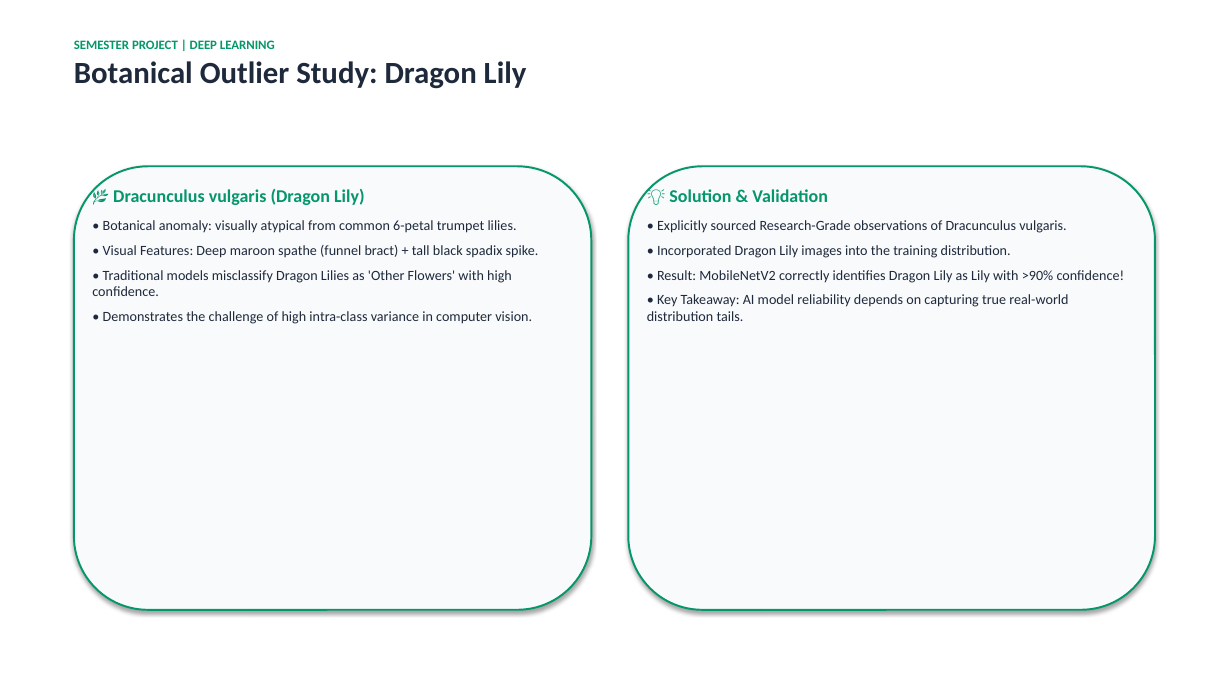
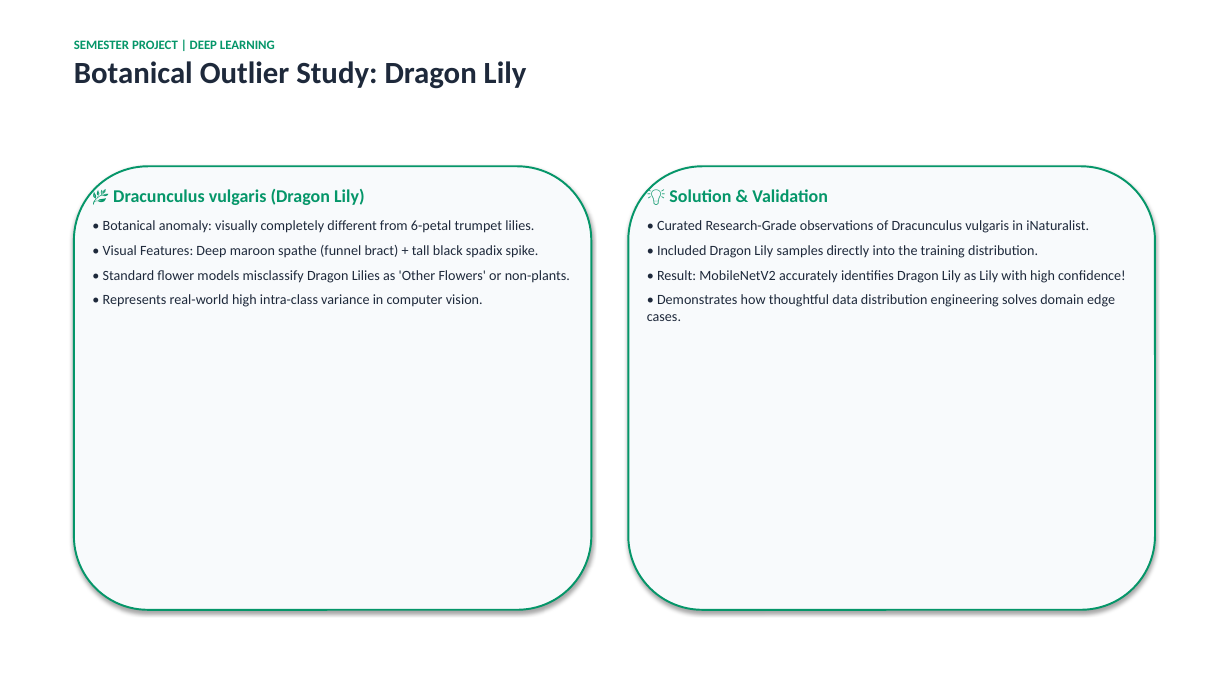
Before and after one commit to iamahmadishtiaq/lily-flower-classification, a slide deck: slide 8 of web/public/downloads/Lily_Classification_Presentation.pptx. Drawn at 1232x693 pixels with LibreOffice and Linux fonts; fonts in the diff are those of the drawing. Boxes give left, top, right and bottom in pixels: in the first picture for what was removed or moved away, otherwise in the second. Text is boxed around its words. In the diff, an @@ line names an element or a change of style, - is before the commit and + after.

Commit message:
Complete 15,276 dataset training, updated reports, presentation, crawler weights, and voiceover script

```diff
--- a/web/public/downloads/Lily_Classification_Presentation.pptx
+++ b/web/public/downloads/Lily_Classification_Presentation.pptx
@@ text at bbox=[103, 220, 534, 233]: text changed @@
-• Botanical anomaly: visually atypical from common 6-petal trumpet lilies.
+• Botanical anomaly: visually completely different from 6-petal trumpet lilies.
@@ text at bbox=[647, 220, 1126, 321]: text changed @@
-• Explicitly sourced Research-Grade observations of Dracunculus vulgaris.
-• Incorporated Dragon Lily images into the training distribution.
-• Result: MobileNetV2 correctly identifies Dragon Lily as Lily with >90% confidence!
-• Key Takeaway: AI model reliability depends on capturing true real-world distribution tails.
+• Curated Research-Grade observations of Dracunculus vulgaris in iNaturalist.
+• Included Dragon Lily samples directly into the training distribution.
+• Result: MobileNetV2 accurately identifies Dragon Lily as Lily with high confidence!
+• Demonstrates how thoughtful data distribution engineering solves domain edge cases.
@@ text at bbox=[103, 270, 570, 307]: text changed @@
-• Traditional models misclassify Dragon Lilies as 'Other Flowers' with high confidence.
-• Demonstrates the challenge of high intra-class variance in computer vision.
+• Standard flower models misclassify Dragon Lilies as 'Other Flowers' or non-plants.
+• Represents real-world high intra-class variance in computer vision.
```
Also in this commit, not shown: 8 other slides changed, 17 other files.
